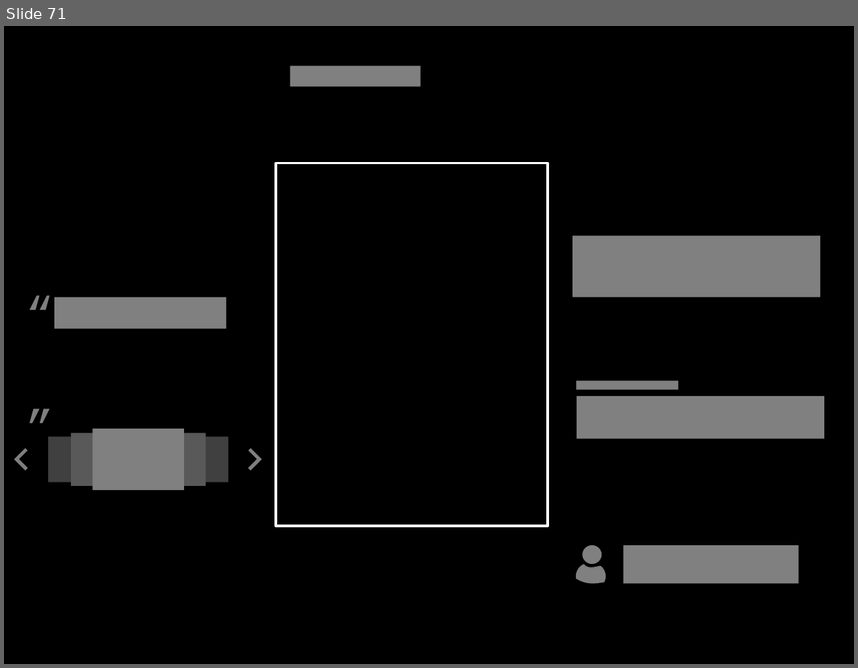
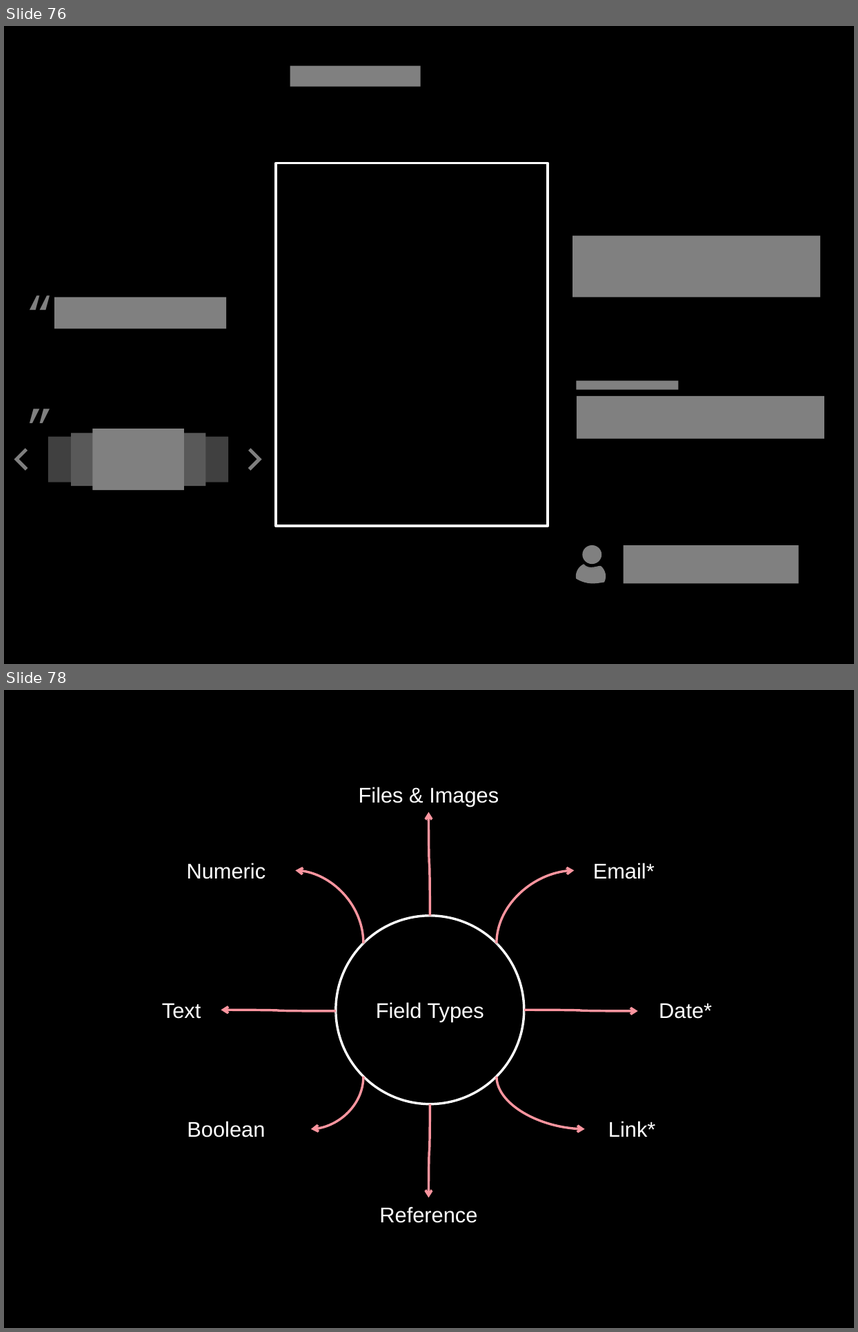
Before and after one commit to socketwench/introToContentTypes, a slide deck: src/introToContentTypes.pptx. Shown one above the other, each under a label of ours: slide 71 before the commit, slides 76 and 78 after it; the slides between them are not shown. The pictures are 858x668 and 858x1332 pixels, drawn with LibreOffice and Linux fonts; fonts in the diff are those of the drawing. Boxes give left, top, right and bottom in pixels: in the first picture for what was removed or moved away, otherwise in the second. Text is boxed around its words. In the diff, an @@ line names an element or a change of style, - is before the commit and + after.

```diff
--- a/src/introToContentTypes.pptx
+++ b/src/introToContentTypes.pptx
@@ slide 78 added at [4, 690, 854, 1328], background #000000 @@
@@ text added at [359, 787, 499, 807], 18 pt, text #FFFFFF @@
+Files & Images
@@ curved arrow added from (430, 915) to (429, 812), #FB959F 2 pt @@
@@ text added at [187, 862, 266, 879], 18 pt, text #FFFFFF @@
+Numeric
@@ curved arrow added from (363, 943) to (296, 870), #FB959F 2 pt @@
@@ curved arrow added from (496, 943) to (575, 870), #FB959F 2 pt @@
@@ text added at [593, 862, 655, 879], 18 pt, text #FFFFFF @@
+Email*
@@ ellipse added at [335, 915, 524, 1103], outline #FFFFFF 2 pt, 18 pt, text #FFFFFF @@
+Field Types
@@ text added at [162, 1003, 201, 1018], 18 pt, text #FFFFFF @@
+Text
@@ curved arrow added from (335, 1010) to (221, 1009), #FB959F 2 pt @@
@@ curved arrow added from (524, 1009) to (638, 1010), #FB959F 2 pt @@
@@ text added at [659, 1003, 712, 1018], 18 pt, text #FFFFFF @@
+Date*
@@ curved arrow added from (363, 1076) to (311, 1129), #FB959F 2 pt @@
@@ curved arrow added from (496, 1076) to (584, 1129), #FB959F 2 pt @@
@@ text added at [187, 1121, 265, 1137], 18 pt, text #FFFFFF @@
+Boolean
@@ curved arrow added from (430, 1104) to (429, 1198), #FB959F 2 pt @@
@@ text added at [608, 1121, 655, 1136], 18 pt, text #FFFFFF @@
+Link*
@@ text added at [379, 1206, 477, 1223], 18 pt, text #FFFFFF @@
+Reference
@@ what was slide 71 is now slide 76 @@
```
Also in this commit, not shown: 18 other slides added, 16 slides removed, 23 other files.
